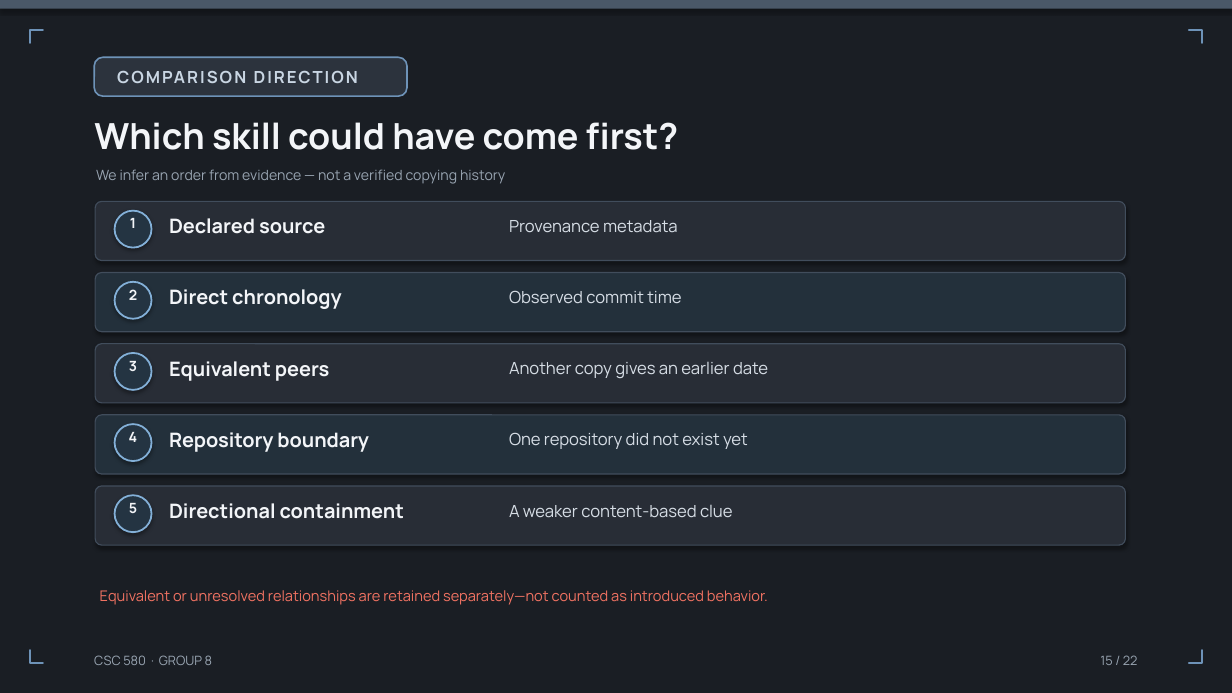
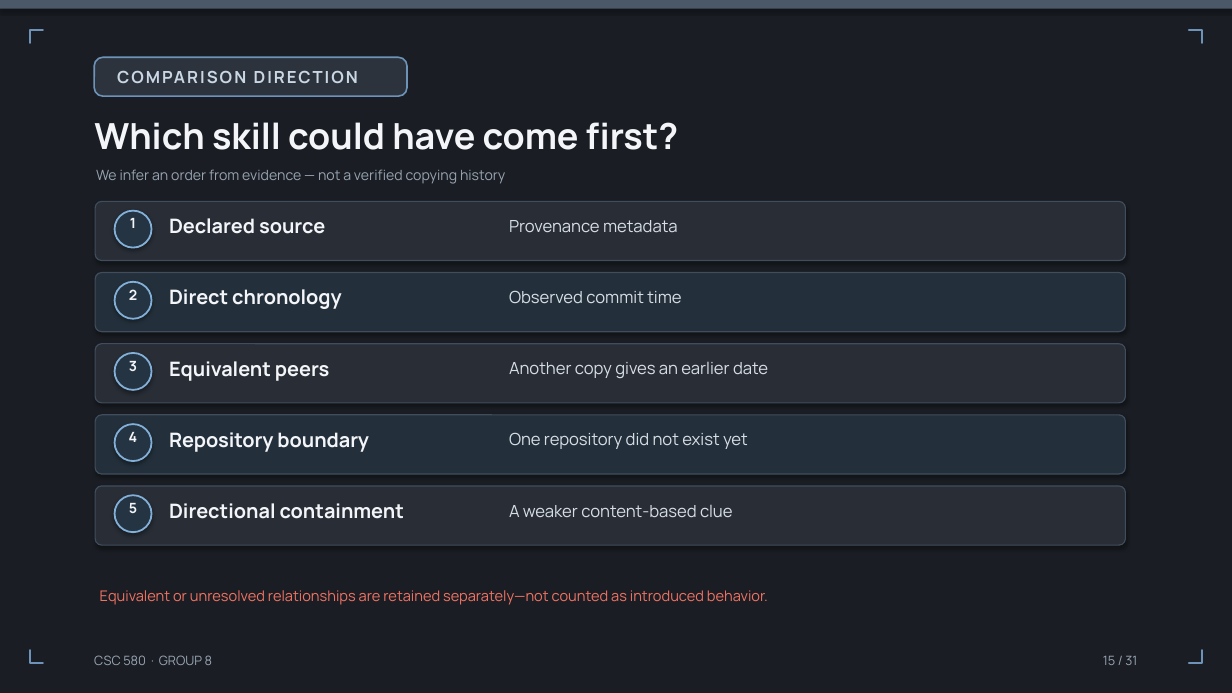
Before and after one commit to umdnp/csc580-project8, a slide deck: slide 15 of docs/group8_final_presentation.pptx. Drawn at 1232x693 pixels with LibreOffice and Linux fonts; fonts in the diff are those of the drawing; background and template pictures are left out. Boxes give left, top, right and bottom in pixels: in the first picture for what was removed or moved away, otherwise in the second. Text is boxed around its words. In the diff, an @@ line names an element or a change of style, - is before the commit and + after.

```diff
--- a/docs/group8_final_presentation.pptx
+++ b/docs/group8_final_presentation.pptx
@@ text at bbox=[1103, 656, 1137, 665]: text changed @@
-15 / 22
+15 / 31
```
Also in this commit, not shown: 20 other slides changed, 9 slides added.
